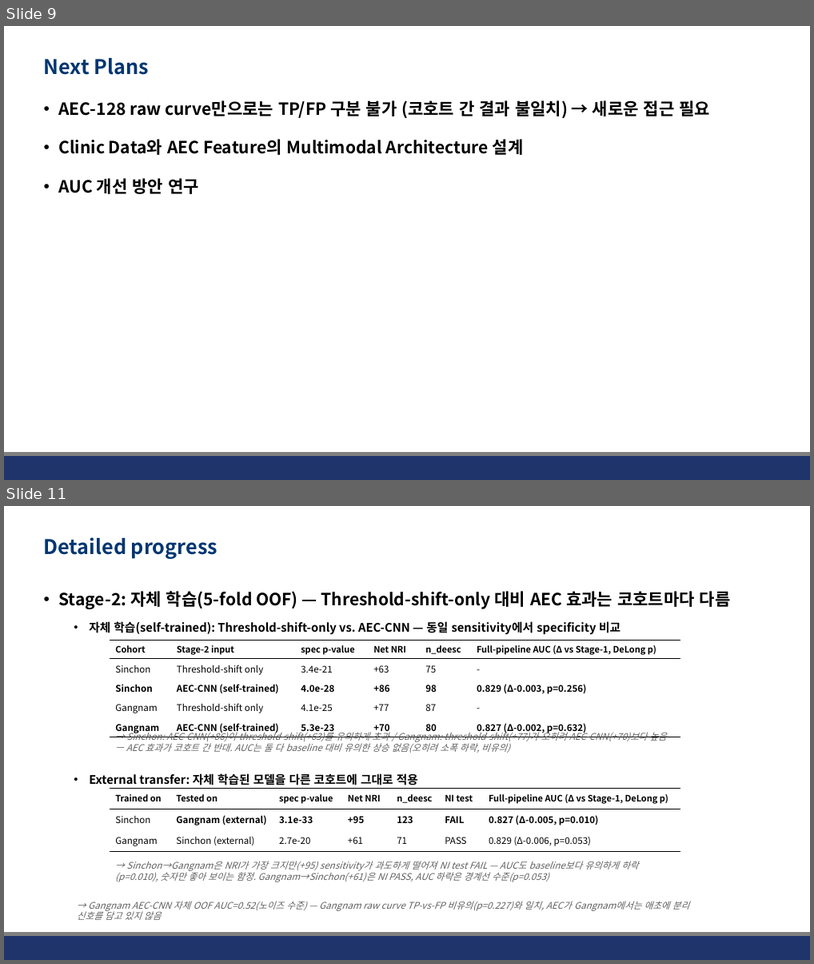
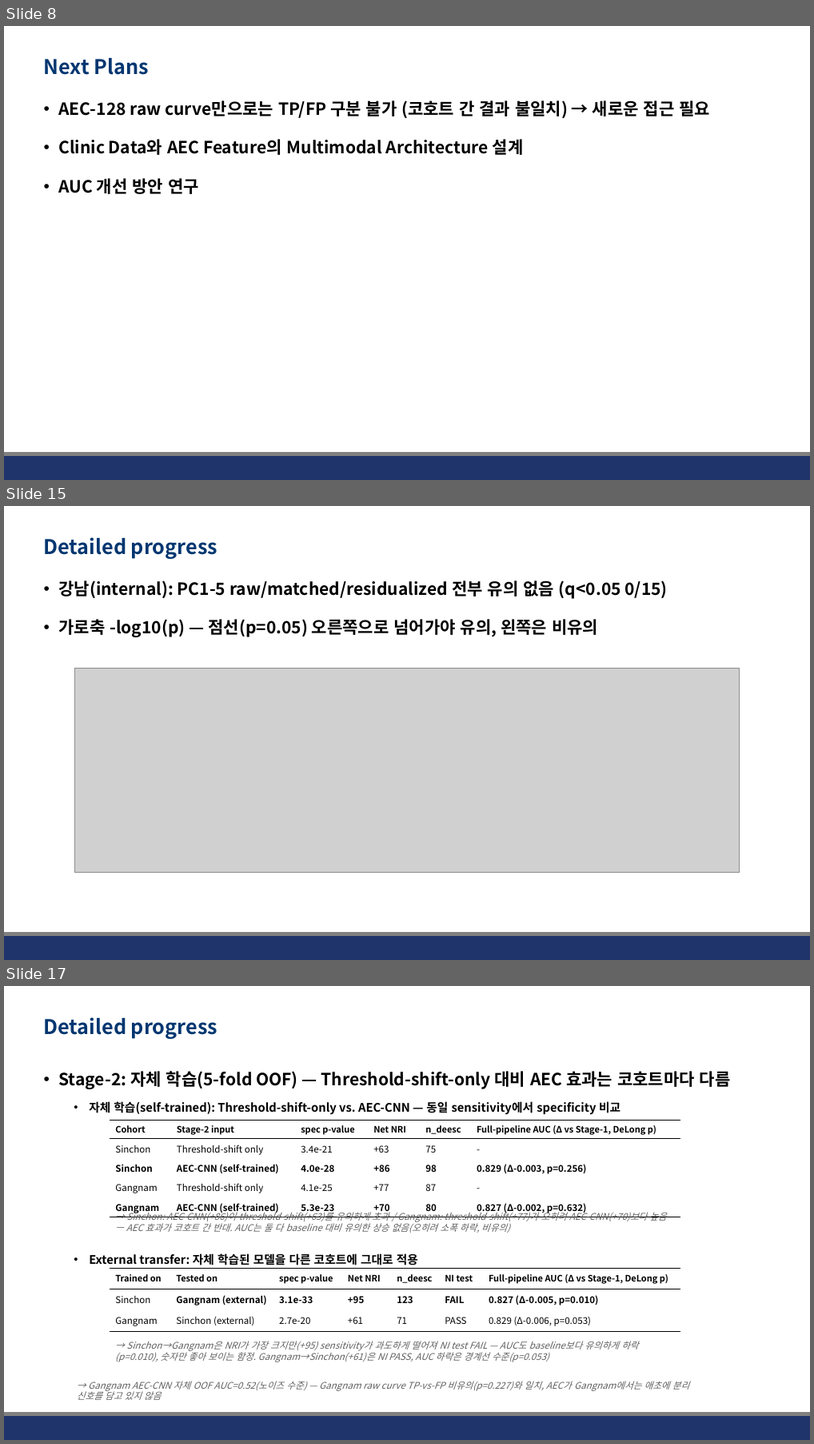
Before and after one commit to JHWannabe/Clinical_Study, a slide deck: docs/260724_Comparison of AECs between groups after low-smi classification with clinic data.pptx. Shown one above the other, each under a label of ours: slides 9 and 11 before the commit, slides 8, 15 and 17 after it; the slides between them are not shown. The pictures are 814x964 and 814x1444 pixels, drawn with LibreOffice and Linux fonts; fonts in the diff are those of the drawing; grey boxes stand for pictures; background and template pictures are left out. Boxes give left, top, right and bottom in pixels: in the first picture for what was removed or moved away, otherwise in the second. Text is boxed around its words. In the diff, an @@ line names an element or a change of style, - is before the commit and + after.

```diff
--- a/docs/260724_Comparison of AECs between groups after low-smi classification with clinic data.pptx
+++ b/docs/260724_Comparison of AECs between groups after low-smi classification with clinic data.pptx
@@ slide 15 added at (x1=4, y1=506, x2=810, y2=960), background #FFFFFF; not listed: 2 template elements that a slide beside it also shows @@
@@ title added at (x1=44, y1=537, x2=218, y2=559), 24 pt, text #023670, bold @@
+Detailed progress
@@ text added at (x1=58, y1=580, x2=668, y2=637), 20 pt, text #000000, bold @@
+• 강남(internal): PC1-5 raw/matched/residualized 전부 유의 없음 (q<0.05 0/15)
+• 가로축 -log10(p) — 점선(p=0.05) 오른쪽으로 넘어가야 유의, 왼쪽은 비유의
@@ picture added at (x1=74, y1=668, x2=740, y2=872) @@
@@ what was slide 9 is now slide 8 @@
@@ what was slide 11 is now slide 17 @@
```
Also in this commit, not shown: 3 slides changed, 5 other slides added, 30 other files.
